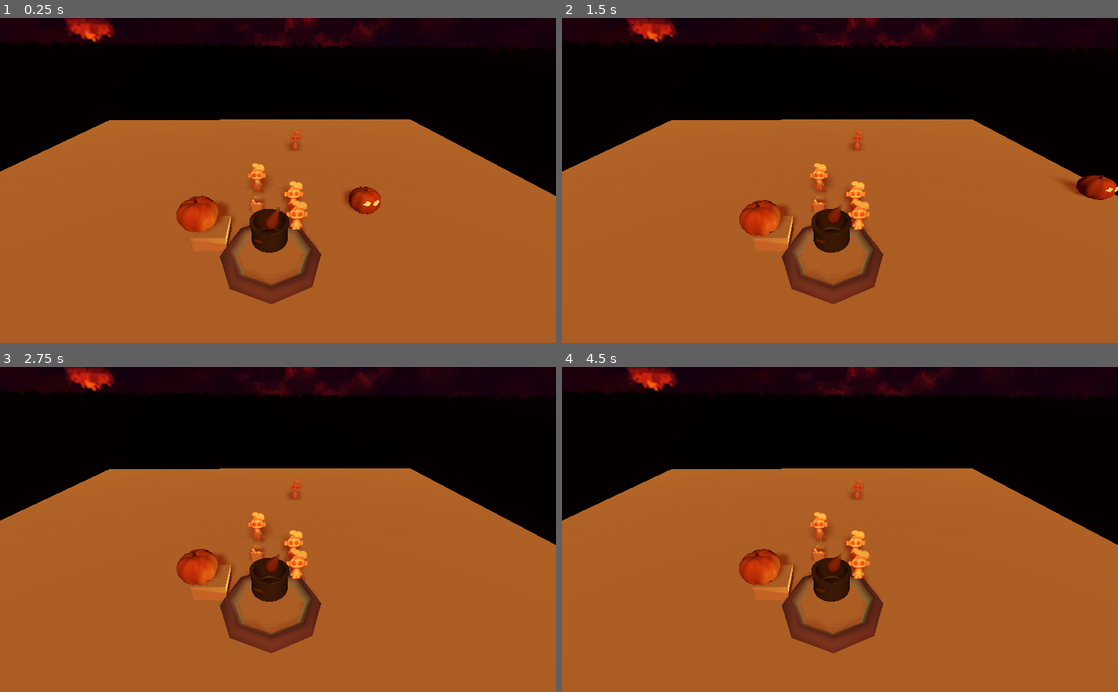
Above: before the commit, frames 1-4 (two rows, left to right).
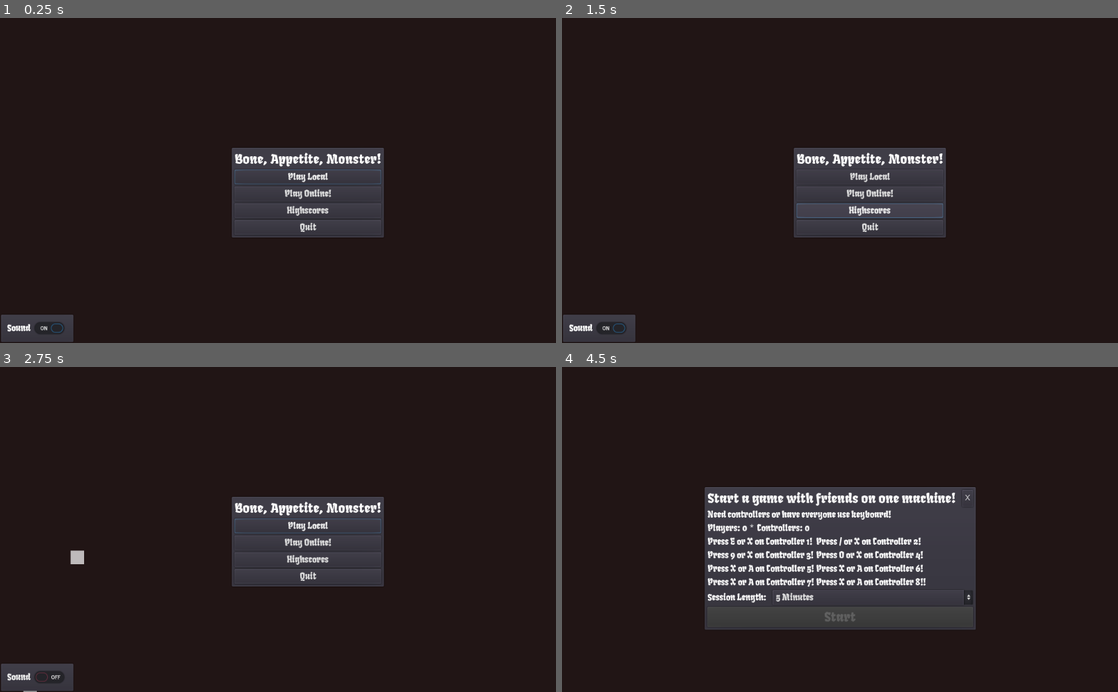
Above: after the commit, the same moments.

Repository: KaizNike/Bone--Appetite--Monster-
Game: Godot game, scene res://src/Scenes/Main.tscn
Two runs of this game, one before a commit and one after it. Both use one fixed random seed, a clock stepped at 60 frames per second and the inputs below.
Inputs (mouse positions are in pixels of both pictures, inside the frame that each line leads up to):
- Up to frame 1 (0.25 s): no input
- Up to frame 2 (1.5 s): click (867, 193) at 0.5 s, where only the run after the commit has a clickable "Play Online!"; click (867, 209) at 1.25 s, where only the run after the commit has a clickable "Highscores"
- Up to frame 3 (2.75 s): click (38, 679) at 2 s, where only the run after the commit has a clickable "Sound"
- Up to frame 4 (4.5 s): click (867, 526) at 2.75 s, where only the run after the commit has a clickable "Play Local"; click (967, 497) at 3.5 s, where only the run after the commit has a clickable "X"; click (867, 526) at 4.25 s, where only the run after the commit has a clickable "Play Local"

The runs differ from the first frame. In frame 1, 92% of the frame differs, in the area x 0-100%, y 0-100%; in frame 2, 92%; in frame 3, 92%; in frame 4, 92%.

Commit message:
The Menu System Update
- Big Changes!

Diff:
--- a/Project/src/Objects/PotCookTest.tscn
+++ b/Project/src/Objects/PotCookTest.tscn
@@ -9,6 +9,7 @@
 
 [node name="Sprite3D" type="Sprite3D" parent="."]
 cast_shadow = 2
+billboard = 1
 shaded = true
 alpha_cut = 2
 texture = ExtResource( 1 )
--- a/Project/src/Objects/PumpkinMoveableCarved.tscn
+++ b/Project/src/Objects/PumpkinMoveableCarved.tscn
@@ -12,7 +12,6 @@
 
 [node name="CSGPolygon" type="CSGPolygon" parent="pumpkin2"]
 transform = Transform( 0.252271, 0, 0.863387, 0, 0.5, 0, -0.431693, 0, 0.504543, 0.42941, 0.323238, 1.33797 )
-use_collision = true
 polygon = PoolVector2Array( 0.583576, -0.0925745, 1.30418, -0.318882, 1.80431, 0.158328, 1.14322, 0.357414 )
 material = ExtResource( 2 )
 
--- /dev/null
+++ b/Project/src/Resources/MenuParticles.tscn
@@ -0,0 +1,11 @@
+[gd_scene format=2]
+
+[node name="MenuParticles" type="CPUParticles2D"]
+position = Vector2( -89.8984, 277.187 )
+amount = 50
+lifetime = 12.0
+emission_shape = 2
+emission_rect_extents = Vector2( 1, 500 )
+gravity = Vector2( 90, 0 )
+scale_amount = 25.0
+color = Color( 0.752941, 0.737255, 0.737255, 1 )
--- a/Project/src/Scenes/LocalStartup.gd
+++ b/Project/src/Scenes/LocalStartup.gd
@@ -1,14 +1,39 @@
 extends Node
 
 var players = 0
+var playersReady = []
+var firstGrab = true
 
 func _ready():
 	Globals.connect("lobby_players_updated", self,"_on_players_updated")
+	Input.connect("joy_connection_changed",self,"_controllers_changed")
+	$Control/PanelContainer/VBoxContainer/HSplitContainer2/ControllersNum.text = str(Input.get_connected_joypads().size())
+
+func _input(event):
+	if event.is_action_pressed("ui_down") and players > 0 and firstGrab:
+		firstGrab = false
+		$Control/PanelContainer/VBoxContainer/HSplitContainer3/OptionButton.grab_focus()
+	pass
 
 func _on_players_updated(array):
-	$Control/PanelContainer/VBoxContainer/Button.disabled = false
+	$Control/PanelContainer/VBoxContainer/StartButton.disabled = false
 	players = 0
+	playersReady = array
 	for x in array:
 		if x:
 			players += 1
 	$Control/PanelContainer/VBoxContainer/HSplitContainer2/PlayerNum.text = str(players)
+
+func _controllers_changed(device, connected):
+	$Control/PanelContainer/VBoxContainer/HSplitContainer2/ControllersNum.text = str(Input.get_connected_joypads().size())
+
+
+func _on_ReturnButton_pressed():
+	get_tree().change_scene("res://src/Scenes/Main Menu.tscn")
+	pass # Replace with function body.
+
+
+func _on_StartButton_pressed():
+	Globals.playersReady = playersReady
+	get_tree().change_scene("res://src/Scenes/Main.tscn")
+	pass # Replace with function body.
--- a/Project/src/Scenes/LocalStartup.tscn
+++ b/Project/src/Scenes/LocalStartup.tscn
@@ -6,6 +6,7 @@
 [ext_resource path="res://src/Scenes/GridContainer.gd" type="Script" id=4]
 [ext_resource path="res://src/UI/PlayerButtons.tscn" type="PackedScene" id=5]
 [ext_resource path="res://src/Scenes/LocalStartup.gd" type="Script" id=6]
+[ext_resource path="res://src/Scenes/OptionButton.gd" type="Script" id=7]
 
 [node name="LocalStartup" type="Node"]
 script = ExtResource( 6 )
@@ -36,7 +37,7 @@
 margin_left = 7.0
 margin_top = 7.0
 margin_right = 496.0
-margin_bottom = 229.0
+margin_bottom = 260.0
 
 [node name="HSplitContainer" type="HSplitContainer" parent="Control/PanelContainer/VBoxContainer"]
 margin_right = 489.0
@@ -49,7 +50,7 @@
 text = "Start a game with friends on one machine!"
 align = 1
 
-[node name="Button" type="Button" parent="Control/PanelContainer/VBoxContainer/HSplitContainer"]
+[node name="ReturnButton" type="Button" parent="Control/PanelContainer/VBoxContainer/HSplitContainer"]
 margin_left = 469.0
 margin_right = 489.0
 margin_bottom = 31.0
@@ -62,7 +63,7 @@
 theme = ExtResource( 3 )
 text = "Need controllers or have everyone use keyboard!"
 
-[node name="HSplitContainer2" type="HSplitContainer" parent="Control/PanelContainer/VBoxContainer"]
+[node name="HSplitContainer2" type="HBoxContainer" parent="Control/PanelContainer/VBoxContainer"]
 margin_top = 60.0
 margin_right = 489.0
 margin_bottom = 81.0
@@ -74,8 +75,35 @@
 text = "Players:"
 
 [node name="PlayerNum" type="Label" parent="Control/PanelContainer/VBoxContainer/HSplitContainer2"]
-margin_left = 72.0
-margin_right = 489.0
+margin_left = 64.0
+margin_right = 73.0
+margin_bottom = 21.0
+theme = ExtResource( 3 )
+text = "0"
+
+[node name="MarginContainer" type="MarginContainer" parent="Control/PanelContainer/VBoxContainer/HSplitContainer2"]
+margin_left = 77.0
+margin_right = 87.0
+margin_bottom = 21.0
+rect_min_size = Vector2( 10, 0 )
+
+[node name="Label" type="Label" parent="Control/PanelContainer/VBoxContainer/HSplitContainer2/MarginContainer"]
+margin_top = 3.0
+margin_right = 10.0
+margin_bottom = 17.0
+text = "*"
+align = 1
+
+[node name="Label2" type="Label" parent="Control/PanelContainer/VBoxContainer/HSplitContainer2"]
+margin_left = 91.0
+margin_right = 175.0
+margin_bottom = 21.0
+theme = ExtResource( 3 )
+text = "Controllers:"
+
+[node name="ControllersNum" type="Label" parent="Control/PanelContainer/VBoxContainer/HSplitContainer2"]
+margin_left = 179.0
+margin_right = 188.0
 margin_bottom = 21.0
 theme = ExtResource( 3 )
 text = "0"
@@ -235,10 +263,32 @@
 "_edit_use_anchors_": false
 }
 
-[node name="Button" type="Button" parent="Control/PanelContainer/VBoxContainer"]
+[node name="HSplitContainer3" type="HSplitContainer" parent="Control/PanelContainer/VBoxContainer"]
 margin_top = 185.0
 margin_right = 489.0
-margin_bottom = 222.0
+margin_bottom = 212.0
+
+[node name="Label" type="Label" parent="Control/PanelContainer/VBoxContainer/HSplitContainer3"]
+margin_top = 3.0
+margin_right = 108.0
+margin_bottom = 24.0
+theme = ExtResource( 3 )
+text = "Session Length:"
+
+[node name="OptionButton" type="OptionButton" parent="Control/PanelContainer/VBoxContainer/HSplitContainer3"]
+margin_left = 120.0
+margin_right = 489.0
+margin_bottom = 27.0
+theme = ExtResource( 3 )
+script = ExtResource( 7 )
+
+[node name="StartButton" type="Button" parent="Control/PanelContainer/VBoxContainer"]
+margin_top = 216.0
+margin_right = 489.0
+margin_bottom = 253.0
 theme = ExtResource( 2 )
 disabled = true
 text = "Start"
+
+[connection signal="pressed" from="Control/PanelContainer/VBoxContainer/HSplitContainer/ReturnButton" to="." method="_on_ReturnButton_pressed"]
+[connection signal="pressed" from="Control/PanelContainer/VBoxContainer/StartButton" to="." method="_on_StartButton_pressed"]
--- /dev/null
+++ b/Project/src/Scenes/Main Menu.gd
@@ -0,0 +1,19 @@
+extends Node
+
+func _ready():
+	$Control/PanelContainer/VBoxContainer/LocalPlayButton.grab_focus()
+
+func _on_QuitButton_pressed():
+	get_tree().quit()
+	pass # Replace with function body.
+
+
+func _on_LocalPlayButton_pressed():
+	var error = get_tree().change_scene("res://src/Scenes/LocalStartup.tscn")
+	print(error)
+	pass # Replace with function body.
+
+
+func _on_CheckButton_toggled(button_pressed):
+	$Control/PanelContainer/VBoxContainer/LocalPlayButton.grab_focus()
+	pass # Replace with function body.
--- a/Project/src/Scenes/Main Menu.tscn
+++ b/Project/src/Scenes/Main Menu.tscn
@@ -1,11 +1,14 @@
-[gd_scene load_steps=5 format=2]
+[gd_scene load_steps=7 format=2]
 
 [ext_resource path="res://src/UI/GameUI.tscn" type="PackedScene" id=1]
 [ext_resource path="res://src/UI/resources/CanvasLayerColorBack.tscn" type="PackedScene" id=2]
 [ext_resource path="res://src/Resources/Header 1.tres" type="Theme" id=3]
 [ext_resource path="res://src/Resources/Normal Font.tres" type="Theme" id=4]
+[ext_resource path="res://src/Scenes/Main Menu.gd" type="Script" id=5]
+[ext_resource path="res://src/Resources/MenuParticles.tscn" type="PackedScene" id=6]
 
 [node name="Main Menu" type="Node"]
+script = ExtResource( 5 )
 
 [node name="Control" type="Control" parent="."]
 anchor_right = 1.0
@@ -13,6 +16,8 @@
 __meta__ = {
 "_edit_use_anchors_": false
 }
+
+[node name="MenuParticles" parent="Control" instance=ExtResource( 6 )]
 
 [node name="PanelContainer" type="PanelContainer" parent="Control"]
 anchor_left = 0.5
@@ -39,28 +44,33 @@
 theme = ExtResource( 3 )
 text = "Bone, Appetite, Monster!"
 
-[node name="Button" type="Button" parent="Control/PanelContainer/VBoxContainer"]
+[node name="LocalPlayButton" type="Button" parent="Control/PanelContainer/VBoxContainer"]
 margin_top = 35.0
 margin_right = 270.0
 margin_bottom = 62.0
+hint_tooltip = "Press to play, no online!"
+focus_neighbour_left = NodePath("../../../../GameUI/PopupPanel/CheckButton")
 theme = ExtResource( 4 )
 text = "Play Local"
 
-[node name="Button2" type="Button" parent="Control/PanelContainer/VBoxContainer"]
+[node name="OnlinePlayButton" type="Button" parent="Control/PanelContainer/VBoxContainer"]
 margin_top = 66.0
 margin_right = 270.0
 margin_bottom = 93.0
+hint_tooltip = "If this works it was a lotta effort to put in!"
+focus_neighbour_left = NodePath("../../../../GameUI/PopupPanel/CheckButton")
 theme = ExtResource( 4 )
 text = "Play Online!"
 
-[node name="Button3" type="Button" parent="Control/PanelContainer/VBoxContainer"]
+[node name="HighScoreButton" type="Button" parent="Control/PanelContainer/VBoxContainer"]
 margin_top = 97.0
 margin_right = 270.0
 margin_bottom = 124.0
+focus_neighbour_left = NodePath("../../../../GameUI/PopupPanel/CheckButton")
 theme = ExtResource( 4 )
 text = "Highscores"
 
-[node name="Button4" type="Button" parent="Control/PanelContainer/VBoxContainer"]
+[node name="QuitButton" type="Button" parent="Control/PanelContainer/VBoxContainer"]
 margin_top = 128.0
 margin_right = 270.0
 margin_bottom = 155.0
@@ -70,3 +80,12 @@
 [node name="CanvasLayer" parent="." instance=ExtResource( 2 )]
 
 [node name="GameUI" parent="." instance=ExtResource( 1 )]
+
+[node name="CheckButton" parent="GameUI/PopupPanel" index="0"]
+focus_neighbour_right = NodePath("../../../Control/PanelContainer/VBoxContainer/LocalPlayButton")
+
+[connection signal="pressed" from="Control/PanelContainer/VBoxContainer/LocalPlayButton" to="." method="_on_LocalPlayButton_pressed"]
+[connection signal="pressed" from="Control/PanelContainer/VBoxContainer/QuitButton" to="." method="_on_QuitButton_pressed"]
+[connection signal="toggled" from="GameUI/PopupPanel/CheckButton" to="." method="_on_CheckButton_toggled"]
+
+[editable path="GameUI"]
--- /dev/null
+++ b/Project/src/Scenes/Main.gd
@@ -0,0 +1,25 @@
+extends Spatial
+
+export(PackedScene) var playerTest
+
+func _ready():
+	if Globals.playersReady.size() == 0:
+		print("That was weird!")
+		get_tree().change_scene("res://src/Scenes/Main Menu.tscn")
+	var index = 1
+	for player in Globals.playersReady:
+		if player:
+			var instance = playerTest.instance()
+			instance.player = index
+			if index == 1:
+				instance.translation = $Positions/Position1.translation
+			if index == 2:
+				instance.translation = $Positions/Position2.translation
+			if index == 3:
+				instance.translation = $Positions/Position3.translation
+			if index == 4:
+				instance.translation = $Positions/Position4.translation
+			$Players.add_child(instance)
+
+		index += 1
+		pass
--- a/Project/src/Scenes/Main.tscn
+++ b/Project/src/Scenes/Main.tscn
@@ -1,78 +1,31 @@
-[gd_scene load_steps=12 format=2]
+[gd_scene load_steps=3 format=2]
 
-[ext_resource path="res://src/Objects/PotCookTest.tscn" type="PackedScene" id=1]
+[ext_resource path="res://src/Scenes/Main.gd" type="Script" id=1]
 [ext_resource path="res://src/Actors/PlayerTest.tscn" type="PackedScene" id=2]
-[ext_resource path="res://src/Objects/PumpkinMovable.tscn" type="PackedScene" id=3]
-[ext_resource path="res://src/Objects/LightTest.tscn" type="PackedScene" id=4]
-[ext_resource path="res://Assets/2d/enviroments/sky.png" type="Texture" id=5]
-[ext_resource path="res://src/Objects/PotCook.tscn" type="PackedScene" id=6]
-[ext_resource path="res://src/Objects/PumpkinMoveableCarved.tscn" type="PackedScene" id=7]
-
-[sub_resource type="SpatialMaterial" id=2]
-
-[sub_resource type="PlaneMesh" id=1]
-material = SubResource( 2 )
-size = Vector2( 50, 50 )
-
-[sub_resource type="PanoramaSky" id=3]
-panorama = ExtResource( 5 )
-
-[sub_resource type="Environment" id=4]
-background_mode = 2
-background_sky = SubResource( 3 )
 
 [node name="Main" type="Spatial"]
+script = ExtResource( 1 )
+playerTest = ExtResource( 2 )
 
-[node name="CSGMesh" type="CSGMesh" parent="."]
-use_collision = true
-mesh = SubResource( 1 )
+[node name="Players" type="Spatial" parent="."]
+transform = Transform( 1, 0, 0, 0, 1, 0, 0, 0, 1, 0, 2.72723, 0 )
 
-[node name="DirectionalLight" type="DirectionalLight" parent="."]
-transform = Transform( -0.898587, -0.438795, -2.58413e-08, 0.3373, -0.690741, 0.639613, -0.280659, 0.574749, 0.768697, 0, 0, 0 )
-light_color = Color( 0.52549, 0.392157, 0.160784, 1 )
-shadow_enabled = true
+[node name="CSGCylinder" type="CSGCylinder" parent="."]
+radius = 12.7835
 
-[node name="PotCookTest" parent="." instance=ExtResource( 1 )]
-transform = Transform( 1, 0, 0, 0, 1, 0, 0, 0, 1, 0, 0.774147, 0 )
+[node name="Camera" type="Camera" parent="."]
+transform = Transform( 1, 0, 0, 0, 0.758953, 0.651145, 0, -0.651145, 0.758953, 0, 14.0885, 17.2178 )
 
-[node name="Spatial" type="Spatial" parent="."]
-transform = Transform( 1, 0, 0, 0, 0.642788, 0.766045, 0, -0.766044, 0.642788, 1, 10, 13 )
+[node name="Positions" type="Node" parent="."]
 
-[node name="SpringArm" type="SpringArm" parent="Spatial"]
+[node name="Position1" type="Position3D" parent="Positions"]
+transform = Transform( 1, 0, 0, 0, 1, 0, 0, 0, 1, -10, 4, -10 )
 
-[node name="Camera" type="Camera" parent="Spatial/SpringArm"]
-transform = Transform( 0.999388, 0.0096171, -0.0336366, -0.0204175, 0.941081, -0.337565, 0.0284083, 0.338045, 0.940701, 0, 0, 0 )
+[node name="Position2" type="Position3D" parent="Positions"]
+transform = Transform( 1, 0, 0, 0, 1, 0, 0, 0, 1, 10, 4, -10 )
 
-[node name="PlayerTest" parent="." instance=ExtResource( 2 )]
-transform = Transform( 1, 0, 0, 0, 1, 0, 0, 0, 1, 0, 1.90025, -2.04186 )
+[node name="Position3" type="Position3D" parent="Positions"]
+transform = Transform( 1, 0, 0, 0, 1, 0, 0, 0, 1, 10, 4, 10 )
 
-[node name="PlayerTest2" parent="." instance=ExtResource( 2 )]
-transform = Transform( 1, 0, 0, 0, 1, 0, 0, 0, 1, 2.67654, 1.44764, 0 )
-player = 2
-
-[node name="PlayerTest3" parent="." instance=ExtResource( 2 )]
-transform = Transform( 1, 0, 0, 0, 1, 0, 0, 0, 1, 3.92949, 1.44764, -11.31 )
-player = 3
-
-[node name="PlayerTest4" parent="." instance=ExtResource( 2 )]
-transform = Transform( 1, 0, 0, 0, 1, 0, 0, 0, 1, 2.67654, 1.44764, 2.29331 )
-player = 4
-
-[node name="CSGBox" type="CSGBox" parent="."]
-transform = Transform( 1, 0, 0, 0, 1, 0, 0, 0, 1, -2.62812, 0.0667579, 2.5695 )
-use_collision = true
-
-[node name="PumpkinMovable" parent="." instance=ExtResource( 3 )]
-transform = Transform( 1, 0, 0, 0, 1, 0, 0, 0, 1, -3.22148, 2.52151, 2.82445 )
-
-[node name="LightTest" parent="." instance=ExtResource( 4 )]
-transform = Transform( 1, 0, 0, 0, 1, 0, 0, 0, 1, 1, 0, 4 )
-
-[node name="WorldEnvironment" type="WorldEnvironment" parent="."]
-environment = SubResource( 4 )
-
-[node name="PotCook" parent="." instance=ExtResource( 6 )]
-transform = Transform( 1, 0, 0, 0, 1, 0, 0, 0, 1, 0.940649, 2.02234, 4.11828 )
-
-[node name="PumpkinMovable2" parent="." instance=ExtResource( 7 )]
-transform = Transform( 0.619491, 0, -0.785003, 0, 1, 0, 0.785003, 0, 0.619491, 5.11999, 0.4568, 0 )
+[node name="Position4" type="Position3D" parent="Positions"]
+transform = Transform( 1, 0, 0, 0, 1, 0, 0, 0, 1, -10, 4, 10 )
--- /dev/null
+++ b/Project/src/Scenes/OptionButton.gd
@@ -0,0 +1,8 @@
+extends OptionButton
+
+func _ready():
+	add_item("5 Minutes")
+	add_item("10 Minutes")
+	add_item("15 Minutes")
+	add_item("30 Minutes")
+	add_item("1 Hour")
--- /dev/null
+++ b/Project/src/Scenes/TestScene1.tscn
@@ -0,0 +1,78 @@
+[gd_scene load_steps=12 format=2]
+
+[ext_resource path="res://src/Objects/PumpkinMoveableCarved.tscn" type="PackedScene" id=1]
+[ext_resource path="res://src/Objects/PumpkinMovable.tscn" type="PackedScene" id=2]
+[ext_resource path="res://src/Actors/PlayerTest.tscn" type="PackedScene" id=3]
+[ext_resource path="res://src/Objects/LightTest.tscn" type="PackedScene" id=4]
+[ext_resource path="res://src/Objects/PotCook.tscn" type="PackedScene" id=5]
+[ext_resource path="res://src/Objects/PotCookTest.tscn" type="PackedScene" id=6]
+[ext_resource path="res://Assets/2d/enviroments/sky.png" type="Texture" id=7]
+
+[sub_resource type="SpatialMaterial" id=2]
+
+[sub_resource type="PlaneMesh" id=1]
+material = SubResource( 2 )
+size = Vector2( 50, 50 )
+
+[sub_resource type="PanoramaSky" id=3]
+panorama = ExtResource( 7 )
+
+[sub_resource type="Environment" id=4]
+background_mode = 2
+background_sky = SubResource( 3 )
+
+[node name="TestScene1" type="Spatial"]
+
+[node name="CSGMesh" type="CSGMesh" parent="."]
+use_collision = true
+mesh = SubResource( 1 )
+
+[node name="DirectionalLight" type="DirectionalLight" parent="."]
+transform = Transform( -0.898587, -0.438795, -2.58413e-08, 0.3373, -0.690741, 0.639613, -0.280659, 0.574749, 0.768697, 0, 0, 0 )
+light_color = Color( 0.52549, 0.392157, 0.160784, 1 )
+shadow_enabled = true
+
+[node name="PotCookTest" parent="." instance=ExtResource( 6 )]
+transform = Transform( 1, 0, 0, 0, 1, 0, 0, 0, 1, 0, 0.774147, 0 )
+
+[node name="Spatial" type="Spatial" parent="."]
+transform = Transform( 1, 0, 0, 0, 0.642788, 0.766045, 0, -0.766044, 0.642788, 1, 10, 13 )
+
+[node name="SpringArm" type="SpringArm" parent="Spatial"]
+
+[node name="Camera" type="Camera" parent="Spatial/SpringArm"]
+transform = Transform( 0.999388, 0.0096171, -0.0336366, -0.0204175, 0.941081, -0.337565, 0.0284083, 0.338045, 0.940701, 0, 0, 0 )
+
+[node name="PlayerTest" parent="." instance=ExtResource( 3 )]
+transform = Transform( 1, 0, 0, 0, 1, 0, 0, 0, 1, 0, 1.90025, -2.04186 )
+
+[node name="PlayerTest2" parent="." instance=ExtResource( 3 )]
+transform = Transform( 1, 0, 0, 0, 1, 0, 0, 0, 1, 2.67654, 1.44764, 0 )
+player = 2
+
+[node name="PlayerTest3" parent="." instance=ExtResource( 3 )]
+transform = Transform( 1, 0, 0, 0, 1, 0, 0, 0, 1, 3.92949, 1.44764, -11.31 )
+player = 3
+
+[node name="PlayerTest4" parent="." instance=ExtResource( 3 )]
+transform = Transform( 1, 0, 0, 0, 1, 0, 0, 0, 1, 2.67654, 1.44764, 2.29331 )
+player = 4
+
+[node name="CSGBox" type="CSGBox" parent="."]
+transform = Transform( 1, 0, 0, 0, 1, 0, 0, 0, 1, -2.62812, 0.0667579, 2.5695 )
+use_collision = true
+
+[node name="PumpkinMovable" parent="." instance=ExtResource( 2 )]
+transform = Transform( 1, 0, 0, 0, 1, 0, 0, 0, 1, -3.22148, 2.52151, 2.82445 )
+
+[node name="LightTest" parent="." instance=ExtResource( 4 )]
+transform = Transform( 1, 0, 0, 0, 1, 0, 0, 0, 1, 1, 0, 4 )
+
+[node name="WorldEnvironment" type="WorldEnvironment" parent="."]
+environment = SubResource( 4 )
+
+[node name="PotCook" parent="." instance=ExtResource( 5 )]
+transform = Transform( 1, 0, 0, 0, 1, 0, 0, 0, 1, 0.940649, 2.02234, 4.11828 )
+
+[node name="PumpkinMovable2" parent="." instance=ExtResource( 1 )]
+transform = Transform( 0.619491, 0, -0.785003, 0, 1, 0, 0.785003, 0, 0.619491, 5.11999, 1.16526, 0 )
--- a/Project/src/Scripts/Globals.gd
+++ b/Project/src/Scripts/Globals.gd
@@ -5,3 +5,4 @@
 signal lobby_players_updated(array)
 
 var max_players = 12
+var playersReady = []
--- a/Project/src/UI/GameUI.tscn
+++ b/Project/src/UI/GameUI.tscn
@@ -26,6 +26,7 @@
 margin_top = 7.0
 margin_right = 130.0
 margin_bottom = 47.0
+hint_tooltip = "Turns all sound on or off! Bug developers for more options next release!"
 theme = ExtResource( 2 )
 pressed = true
 text = "Sound"
Not shown: 1 places in Project/src/Scenes/LocalStartup.tscn that only renumber resources
